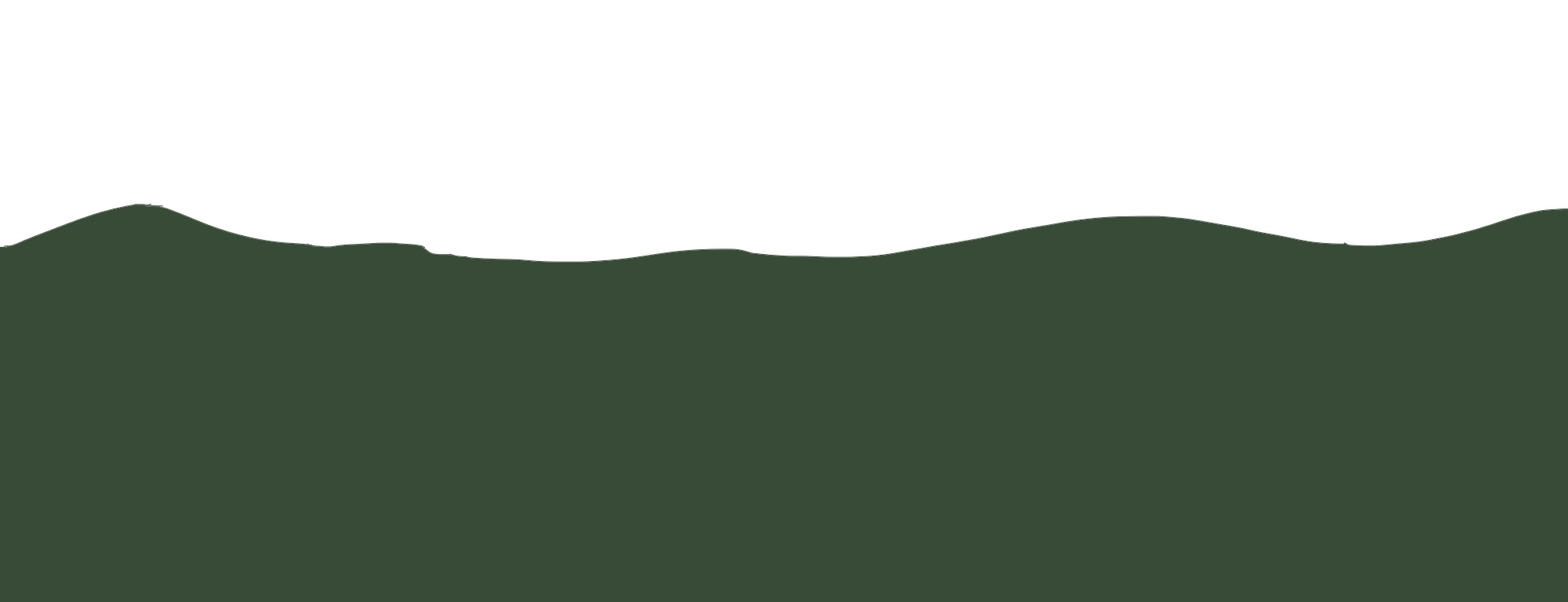
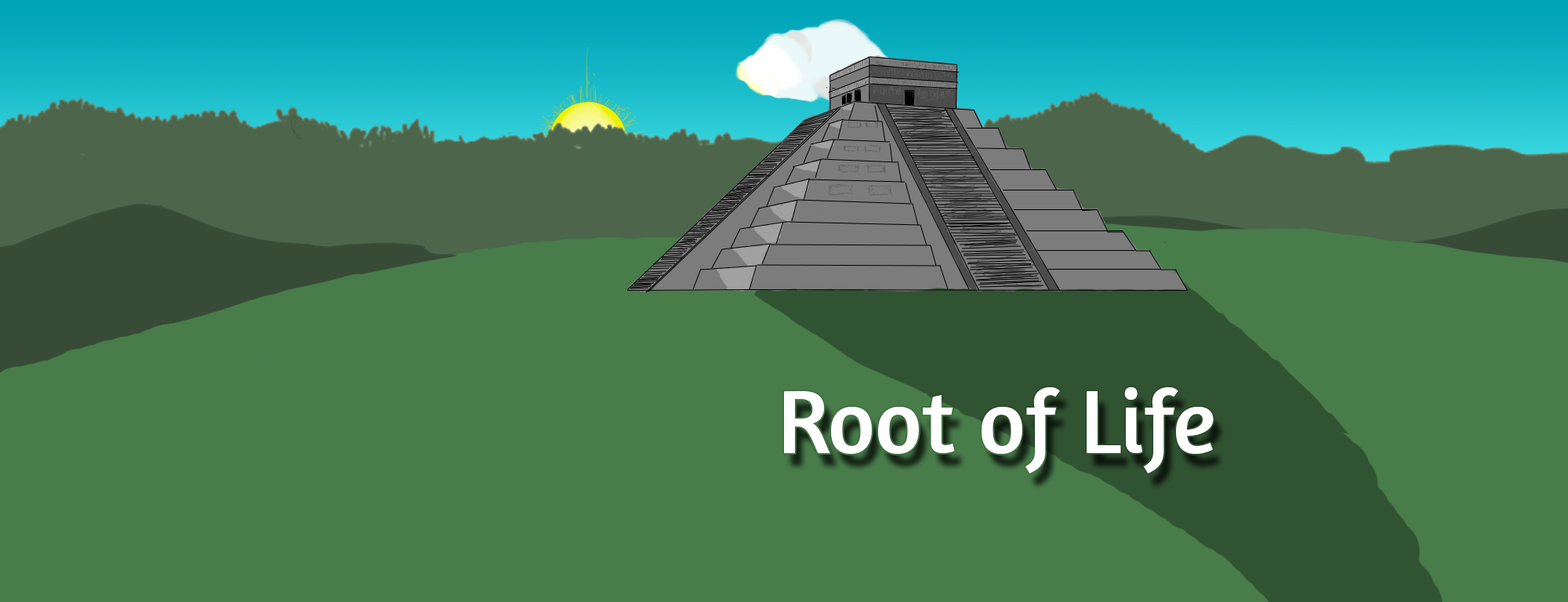
Two versions of the same layered image (1568x602). Layer-by-layer changes:
showed "Root of Life" over [784, 387, 1214, 474]
showed group "Group 1" (4 layers) over [0, 54, 1568, 602]
added layer "Layer 35" in group "Group 1" over [818, 58, 957, 210]
showed "7-montes", painted on it over [0, 90, 1568, 418]
added group "Sky" with 4 layers above "Background" over [0, 0, 1568, 602]
renamed "Layer 34" to "Cloudes", showed it, moved it into group "Sky", painted on it over [376, 17, 1108, 239]
added layer "Layer 34" in group "Sky" over [549, 101, 627, 179]
added layer "Sun" in group "Sky" over [490, 46, 686, 239]
showed "Layer 32", moved it into group "Sky", painted on it over [0, 0, 1568, 602]
